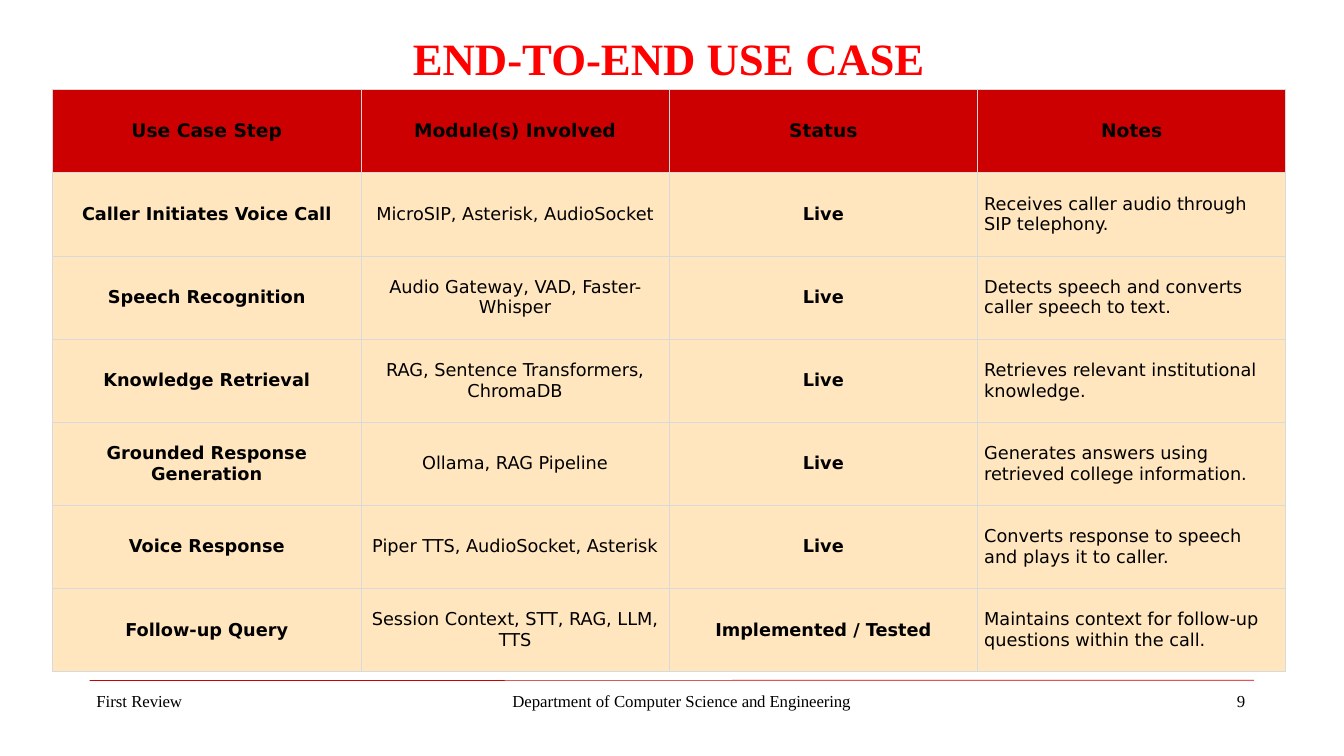
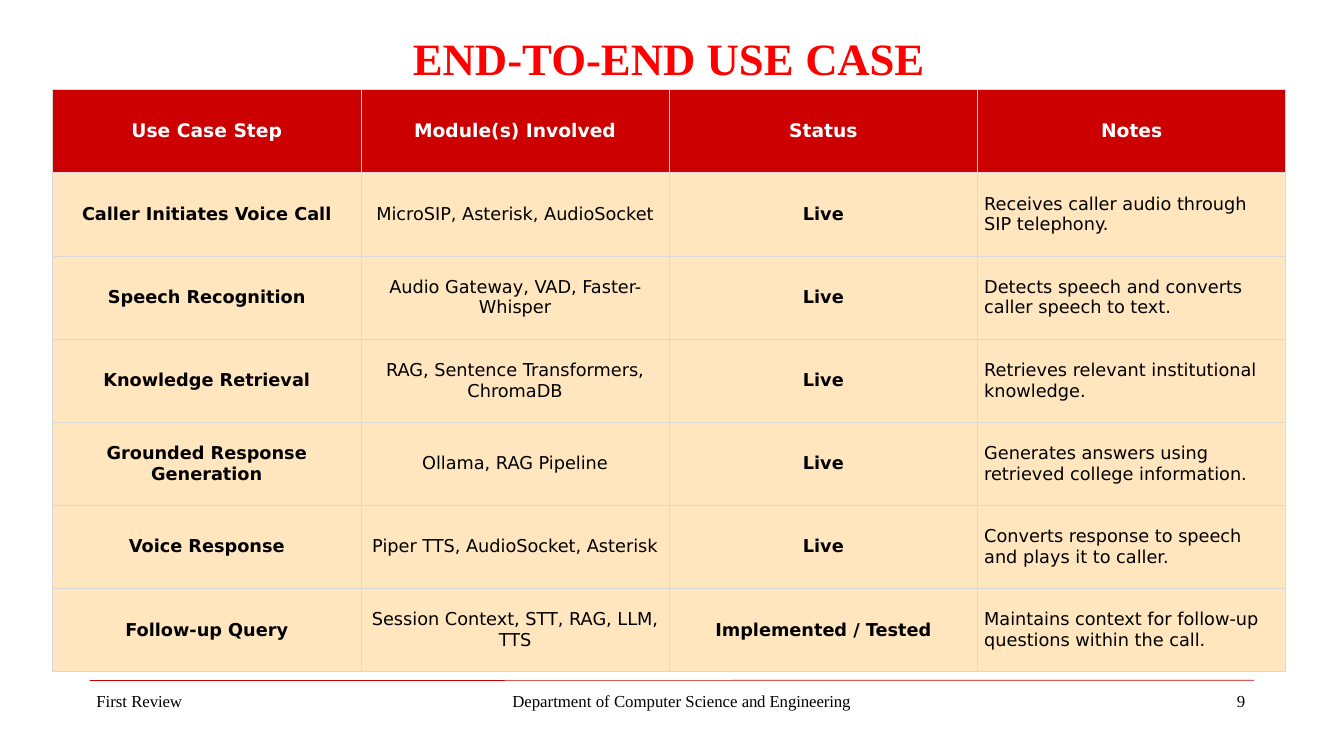
Before and after one commit to Kamalesh-Suresh-Kumar/REC-Voice-AI-Receptionist, a slide deck: slide 9 of Docs/T076-CS23721-Project-Phase-I/PPT & Other Things/T076_Voice-Based_AI_Receptionist_Agent_First_Review_final.pptx. Drawn at 1344x756 pixels with LibreOffice and Linux fonts; fonts in the diff are those of the drawing; background and template pictures are left out. Boxes give left, top, right and bottom in pixels: in the first picture for what was removed or moved away, otherwise in the second. Text is boxed around its words. In the diff, an @@ line names an element or a change of style, - is before the commit and + after.

```diff
--- a/Docs/T076-CS23721-Project-Phase-I/PPT & Other Things/T076_Voice-Based_AI_Receptionist_Agent_First_Review_final.pptx
+++ b/Docs/T076-CS23721-Project-Phase-I/PPT & Other Things/T076_Voice-Based_AI_Receptionist_Agent_First_Review_final.pptx
@@ table at [52, 89, 1286, 671] @@
@@ text colour #000000 to #FFFFFF in "Use Case Step", "Module(s) Involved", "Status", "Notes" @@
```
Also in this commit, not shown: 1 other file.
